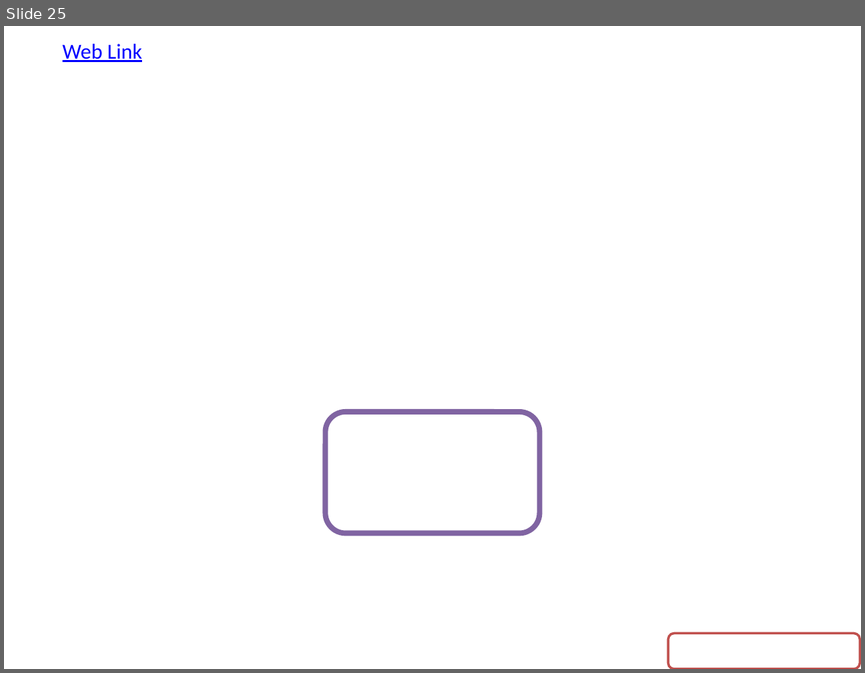
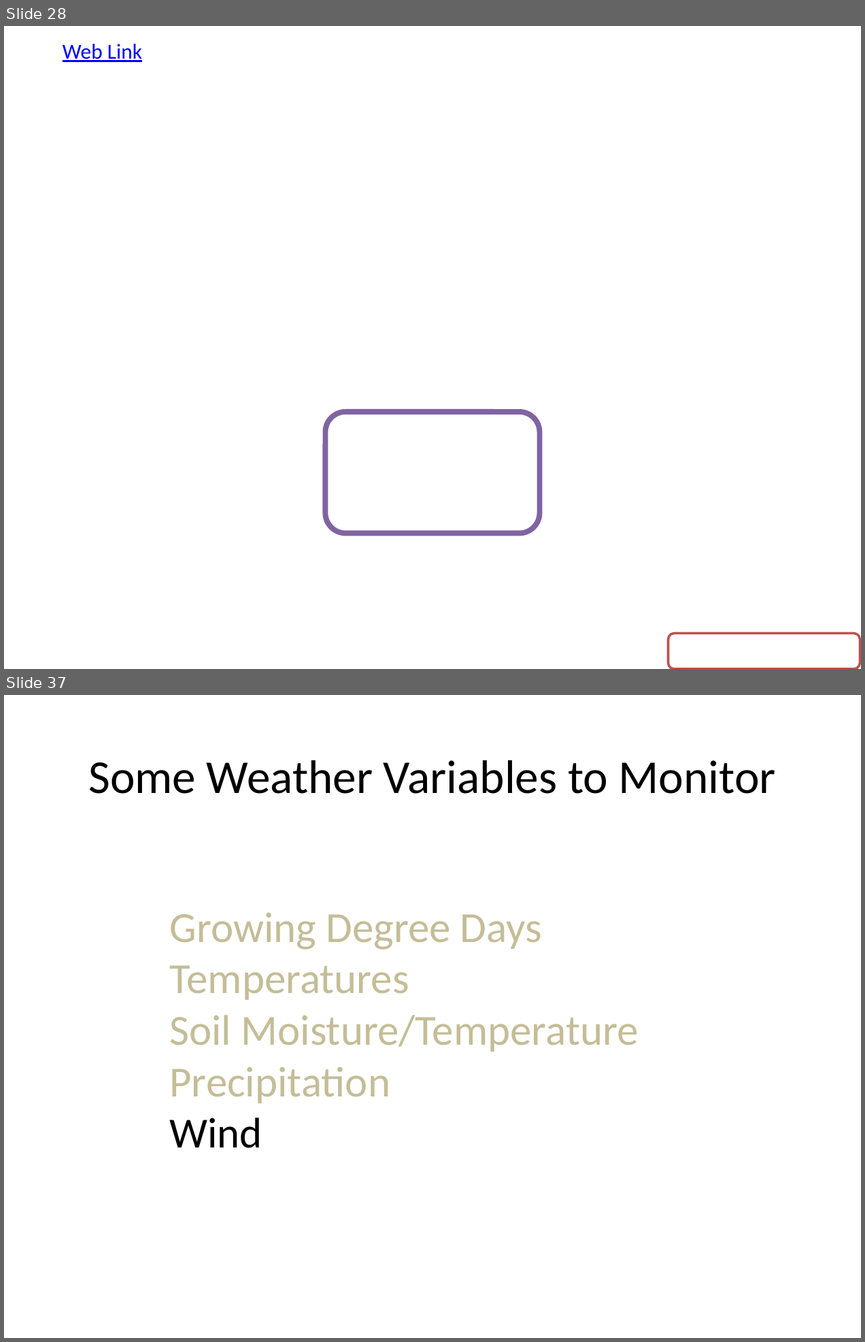
Before and after one commit to akrherz/akrherz, a slide deck: presentations/180301_seiara/herzmann_seiara.pptx. Shown one above the other, each under a label of ours: slide 25 before the commit, slides 28 and 37 after it; the slides between them are not shown. The pictures are 865x673 and 865x1342 pixels, drawn with LibreOffice and Linux fonts; fonts in the diff are those of the drawing; background and template pictures are left out. Boxes give left, top, right and bottom in pixels: in the first picture for what was removed or moved away, otherwise in the second. Text is boxed around its words. In the diff, an @@ line names an element or a change of style, - is before the commit and + after.

```diff
--- a/presentations/180301_seiara/herzmann_seiara.pptx
+++ b/presentations/180301_seiara/herzmann_seiara.pptx
@@ slide 37 added at [4,695,861,1338], background #FFFFFF @@
@@ title added at [88,760,776,794], 39.6 pt, text #000000 @@
+Some Weather Variables to Monitor
@@ text added at [169,913,638,1148], 36 pt, text #C4BD97 @@
+Growing Degree Days
+Temperatures
+Soil Moisture/Temperature
+Precipitation
+Wind
@@ what was slide 25 is now slide 28 @@
```
Also in this commit, not shown: 5 slides changed, 12 other slides added, 12 other files.
